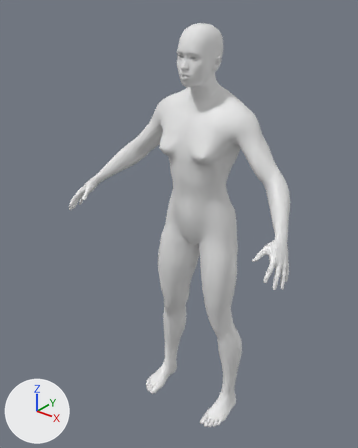
Renders of the glTF model game/assets/humans/orc_female_adult.glb from each side of a commit.
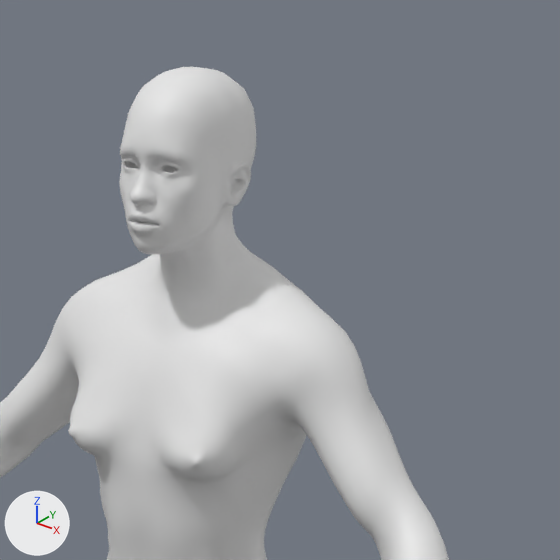
Each version appears first whole from a 50 mm lens placed at (1.228, -1.728, 2.029), pointed at (-0.055, -0.125, 1.035), and next in a close-up on the part from 38% to 91% of the width and 0% to 43% of the height. The lights are fixed; the arrows at lower left show +X, +Y and +Z. The first two pictures are the older version. Materials are left out; every surface is plain grey. Vertices at exactly the same position are counted once.

The first close-up shows 'Body'.
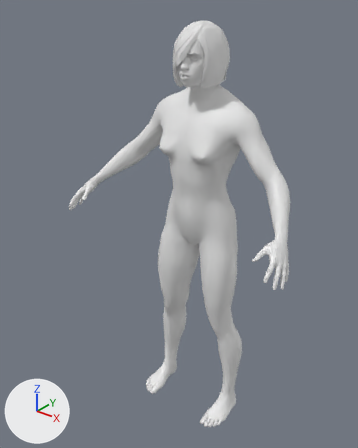
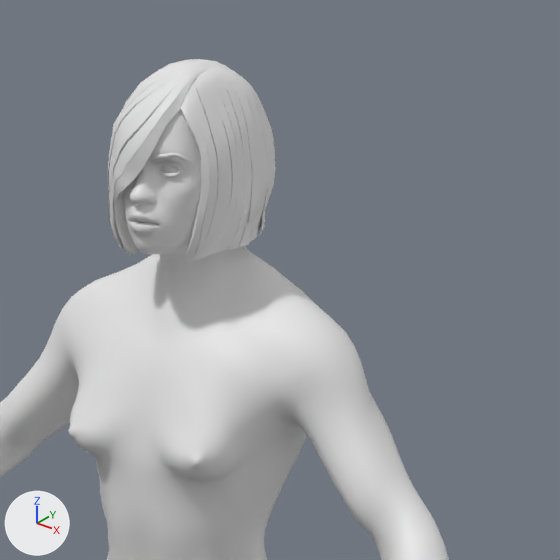
Edits to the scene script, one JSON object a line:
```json
{"block": "me_mesh_0", "where": "# used by ob_body; location = (0.0, 0.0, 0.0)"}
{"op": "remove", "block": "me_mesh_0", "code": "me_mesh_0.from_pydata(...)  # 13380 vertices, 26756 faces; spans x -0.58..0.58, y -0.37..0.1, z 0.0..1.89"}
{"op": "add", "block": "me_mesh_0", "code": "me_mesh_0.from_pydata(...)  # 15432 vertices, 29736 faces; spans x -0.58..0.58, y -0.37..0.1, z 0.0..1.9"}
{"block": "me_mesh_0", "change": "me_mesh_0 part 1: 2052 vertices added at x -0.1..0.1, y -0.18..0.06, z 1.65..1.9"}
```

Where the change shows, as pixel boxes [x1, y1, x2, y2] in the close-ups (560 x 560 px):
```json
{"object": "Body", "change": "reshaped", "before": [0, 67, 449, 560], "after": [0, 59, 449, 560]}
{"part": 1, "of": "me_mesh_0", "change": "added", "after": [108, 59, 276, 262]}
```
